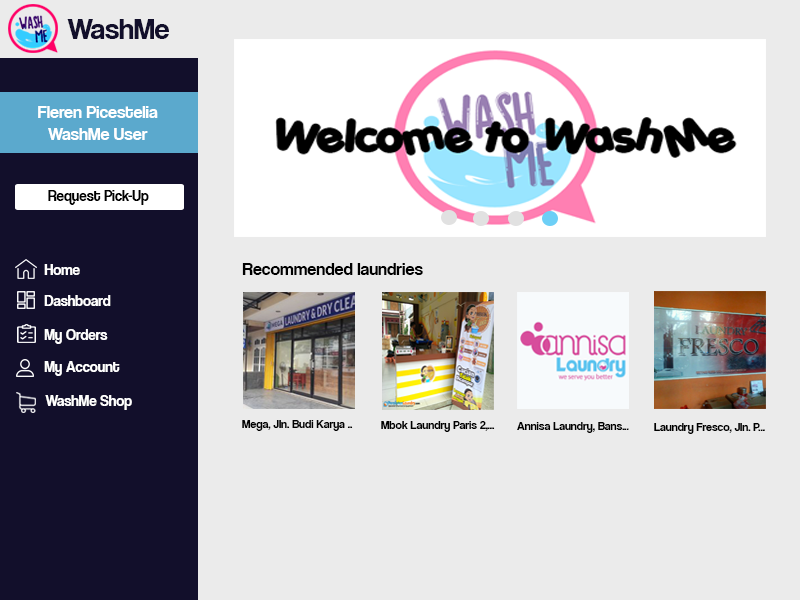
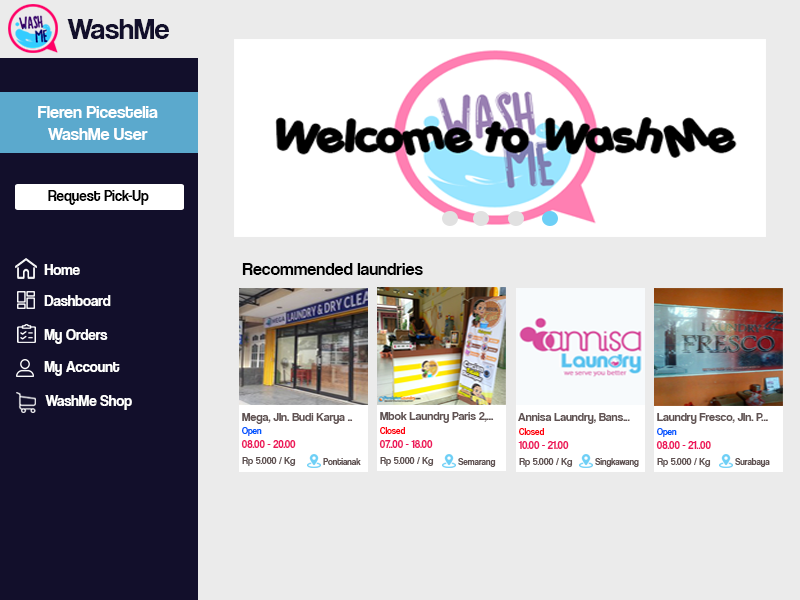
Layered file, before and after one edit (w=800, h=600). Changes by layer:
added group "Group 1 copy 3" with 2 layers above "Group 1 copy 2" over [719, 454, 770, 468]
added group "Group 1 copy 2" with 2 layers above "Group 1 copy" over [579, 454, 639, 468]
added group "Group 1 copy" with 2 layers above "Group 1" over [442, 454, 496, 468]
added group "Group 1" with 2 layers above "Closed" over [307, 454, 361, 468]
added layer "Rp 5.000 / Kg" (1st of 4) above "08.00 - 21..00" over [657, 458, 711, 467]
added layer "08.00 - 21..00" above "Rp 5.000 / Kg" over [656, 441, 711, 449]
added layer "Rp 5.000 / Kg" (2nd of 4) above "10.00 - 21.00" over [519, 458, 573, 467]
added layer "Rp 5.000 / Kg" (3rd of 4) above "07..00 - 18.00" over [380, 457, 434, 466]
added layer "07..00 - 18.00" above "Open copy 3" over [379, 440, 433, 448]
added layer "Rp 5.000 / Kg" (4th of 4) above "08.00 - 20.00" over [242, 457, 296, 466]
added layer "08.00 - 20.00" above "Layer 13" over [241, 440, 296, 448]
painted on "Layer 13" over [654, 288, 783, 409]
painted on "Layer 11" over [377, 287, 506, 410]
painted on "Layer 12" over [516, 288, 645, 409]
painted on "Laundry Fresco, Jln. P..." over [654, 413, 768, 434]
painted on "Annisa Laundry, Bans..." over [517, 413, 630, 433]
painted on "Mbok Laundry Paris 2,..." over [380, 412, 495, 432]
painted on "Mega, Jln. Budi Karya .." over [242, 413, 353, 431]
painted on "Layer 10" over [239, 288, 368, 409]
added layer "Layer 8 copy" above "Layer 8" over [15, 258, 37, 278]
added layer "Rectangle 6 copy" above "Rectangle 6 copy 3" over [377, 287, 506, 471]
added layer "Rectangle 6 copy 3" above "Rectangle 6 copy 2" over [654, 288, 783, 472]
added layer "Rectangle 6 copy 2" above "Rectangle 6" over [516, 288, 645, 472]
added layer "Rectangle 6" above "WashMe Shop" over [239, 288, 368, 472]
…and 14 more changes (13 added, 1 painted)
